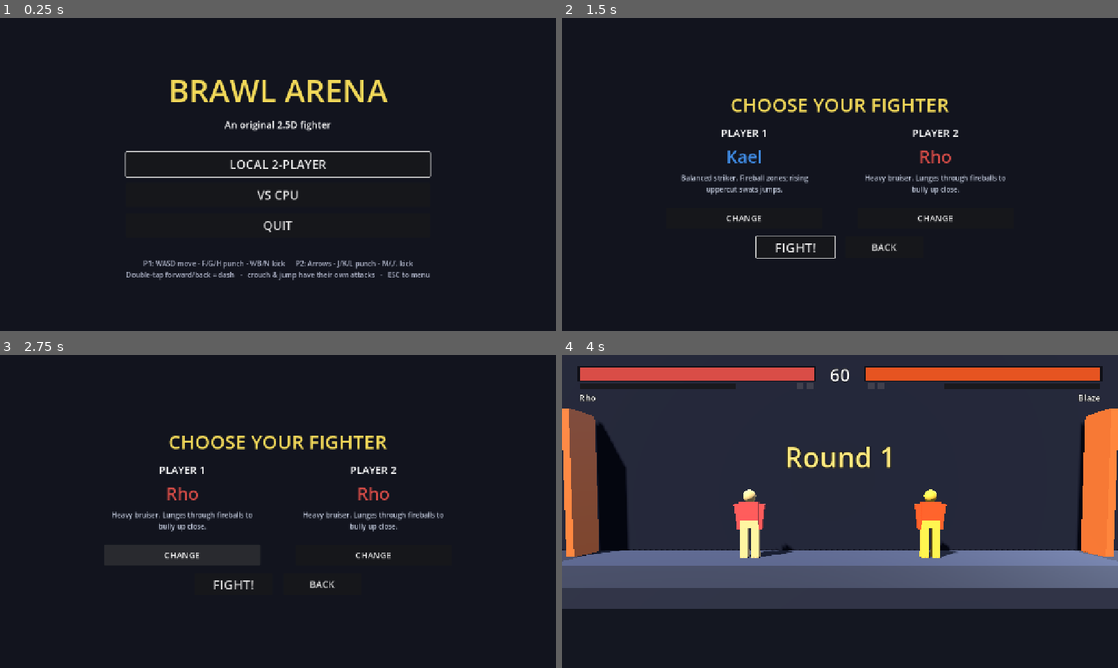
Above: before the commit, frames 1-4 (two rows, left to right).
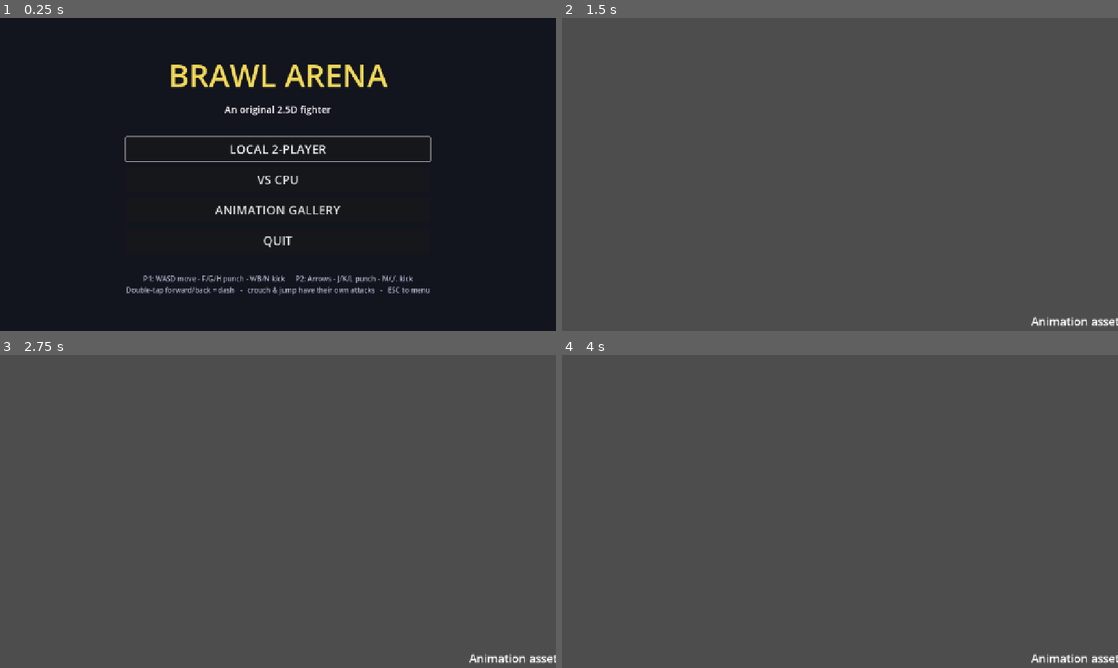
Above: after the commit, the same moments.

Repository: muji-wyh/FootisesGame3
Game: Godot game, scene res://scenes/Main.tscn
Two runs of this game, one before a commit and one after it. Both use one fixed random seed, a clock stepped at 60 frames per second and the inputs below. Sound files missing from this copy of the repository are replaced by a short silence.
Inputs (mouse positions are in pixels of both pictures, inside the frame that each line leads up to):
- Up to frame 1 (0.25 s): no input
- Up to frame 2 (1.5 s): click (840, 208) at 0.5 s, where only the run after the commit has a clickable "ANIMATION GALLERY"; click (840, 165) at 1.25 s, where only the run before the commit has a clickable "LOCAL 2-PLAYER"
- Up to frame 3 (2.75 s): click (183, 555) at 2 s, where only the run before the commit has a clickable "CHANGE"
- Up to frame 4 (4 s): click (934, 555) at 2.75 s, where only the run before the commit has a clickable "CHANGE"; click (795, 583) at 3.5 s, where only the run before the commit has a clickable "FIGHT!"

The runs differ from the first frame. In frame 1, 7.3% of the frame differs, in the area x 22-78%, y 14-89%; in frame 2, 100%; in frame 3, 100%; in frame 4, 100%, in the area x 0-100%, y 0-100%.

Commit message:
Add Animation Gallery menu item: big scene showing all ~235 Kubold clips
New main-menu item opens a large scene that spawns one textured character per Kubold
animation (~235), each looping its clip with a floating name label and a pannable camera
(WASD pan, Q/E height, ESC back). Extracted a shared static AnimatedFighterRig.build_kb_
library() + apply_maskman_materials() so the gallery reuses the rig's animation/texturing.
57/57 tests pass; verified in Chrome (235 clips, zero console errors).

Co-authored-by: Copilot <223556219+Copilot@users.noreply.github.com>

Diff:
--- a/project.godot
+++ b/project.godot
@@ -1,6 +1,10 @@
 ; Engine configuration file.
-; Brawl Arena - an original Street Fighter 6-inspired 2.5D fighting game.
-; Runs in Chrome via Godot 4 HTML5/WASM export.
+; It's best edited using the editor UI and not directly,
+; since the parameters that go here are not all obvious.
+;
+; Format:
+;   [section] ; section goes between []
+;   param=value ; assign values to parameters
 
 config_version=5
 
@@ -21,12 +25,9 @@
 window/size/viewport_width=1280
 window/size/viewport_height=720
 window/stretch/mode="canvas_items"
-window/stretch/aspect="keep"
 
 [physics]
 
-common/physics_ticks_per_second=60
-common/max_physics_steps_per_frame=8
 3d/default_gravity=0.0
 
 [rendering]
--- /dev/null
+++ b/scenes/ui/AnimationGallery.tscn
@@ -0,0 +1,6 @@
+[gd_scene load_steps=2 format=3]
+
+[ext_resource type="Script" path="res://scripts/ui/AnimationGallery.gd" id="1"]
+
+[node name="AnimationGallery" type="Node3D"]
+script = ExtResource("1")
--- a/scripts/fighter/AnimatedFighterRig.gd
+++ b/scripts/fighter/AnimatedFighterRig.gd
@@ -157,6 +157,15 @@
 ## --- setup helpers ---------------------------------------------------------
 
 func _graft_animations() -> void:
+	var lib := build_kb_library()
+	if _player.has_animation_library(LIB):
+		_player.remove_animation_library(LIB)
+	_player.add_animation_library(LIB, lib)
+
+## Build the shared Kubold animation library (clips grafted, root motion cancelled, looping
+## clips flagged). Static so the Animation Gallery can build it once and share it across
+## many characters.
+static func build_kb_library() -> AnimationLibrary:
 	var lib := AnimationLibrary.new()
 	for path in ANIM_FILES:
 		var ps := load(path) as PackedScene
@@ -174,13 +183,11 @@
 					anim.loop_mode = Animation.LOOP_LINEAR
 				lib.add_animation(clip_name, anim)
 		inst.free()
-	if _player.has_animation_library(LIB):
-		_player.remove_animation_library(LIB)
-	_player.add_animation_library(LIB, lib)
+	return lib
 
 ## Cancel the root bone's HORIZONTAL travel (so clips play in place) while keeping its
 ## vertical height/bob - removing the track entirely would collapse the character.
-func _strip_root_motion(anim: Animation) -> void:
+static func _strip_root_motion(anim: Animation) -> void:
 	for i in range(anim.get_track_count()):
 		if anim.track_get_type(i) != Animation.TYPE_POSITION_3D:
 			continue
@@ -218,7 +225,11 @@
 ## Apply the (downscaled, web-friendly) Maskman textures per surface, with a gentle
 ## per-character tint. Falls back to a flat colour if the textures aren't present.
 func _apply_materials(mesh: MeshInstance3D, character: CharacterData) -> void:
-	var tint: Color = character.color.lerp(Color.WHITE, 0.55)
+	apply_maskman_materials(mesh, character.color.lerp(Color.WHITE, 0.55), character.color)
+
+## Static, reusable: texture a Maskman mesh per surface (body/head/mask/eye) with `tint`,
+## falling back to `flat` if a texture is missing. Used by the rig and the Animation Gallery.
+static func apply_maskman_materials(mesh: MeshInstance3D, tint: Color, flat: Color) -> void:
 	var surface_tex := {"Cialo": "body", "Glowa": "head", "Eye": "eye", "MaskM": "mask"}
 	for s in range(mesh.mesh.get_surface_count()):
 		var smat := mesh.mesh.surface_get_material(s)
@@ -238,7 +249,7 @@
 			mat.albedo_texture = tex
 			mat.albedo_color = tint
 		else:
-			mat.albedo_color = character.color
+			mat.albedo_color = flat
 		mesh.set_surface_override_material(s, mat)
 
 ## Ground the model so the boot SOLES sit on the floor, using the actual animated idle
@@ -278,7 +289,7 @@
 	for c in node.get_children():
 		_collect_meshes(c, out)
 
-func _find(node: Node, klass: String) -> Node:
+static func _find(node: Node, klass: String) -> Node:
 	if node.is_class(klass):
 		return node
 	for c in node.get_children():
--- /dev/null
+++ b/scripts/ui/AnimationGallery.gd
@@ -0,0 +1,174 @@
+extends Node3D
+
+## Animation Gallery: a big scene with one character per Kubold animation clip, each looping
+## its clip with a floating name label. A pannable camera lets you fly over the grid.
+## Reached from the main menu. Requires the (gitignored) Maskman model + KB anim FBX; if
+## they're absent it shows a notice instead.
+
+const MASKMAN := "res://assets/models/maskman.fbx"
+const COLS := 14
+const SPACING_X := 2.4
+const SPACING_Z := 3.2
+
+var _cam: Camera3D
+var _pan_speed := 14.0
+
+func _ready() -> void:
+	_add_environment()
+	if not ResourceLoader.exists(MASKMAN):
+		_show_notice("Animation assets not installed.\n(Drop the licensed FBX into assets/models/.)")
+		return
+
+	var lib := AnimatedFighterRig.build_kb_library()
+	var names := lib.get_animation_list()
+	names.sort()
+	var ps := load(MASKMAN) as PackedScene
+	var rows := int(ceil(float(names.size()) / COLS))
+	for i in range(names.size()):
+		var col := i % COLS
+		var row := i / COLS
+		_spawn(ps, lib, names[i], Vector3(col * SPACING_X, 0, -row * SPACING_Z))
+
+	_setup_camera(rows)
+	_build_ui(names.size())
+
+func _spawn(ps: PackedScene, lib: AnimationLibrary, clip: String, pos: Vector3) -> void:
+	var model := ps.instantiate() as Node3D
+	if model == null:
+		return
+	model.position = pos
+	add_child(model)
+
+	# Keep only the lowest LOD; texture it.
+	var meshes: Array[MeshInstance3D] = []
+	_collect_meshes(model, meshes)
+	var keep: MeshInstance3D = null
+	for m in meshes:
+		if "LOD3" in m.name:
+			keep = m
+	if keep == null and not meshes.is_empty():
+		keep = meshes[0]
+	for m in meshes:
+		if m == keep:
+			AnimatedFighterRig.apply_maskman_materials(m, Color(0.85, 0.85, 0.9), Color(0.7, 0.7, 0.72))
+		else:
+			m.queue_free()
+
+	var ap := _find(model, "AnimationPlayer") as AnimationPlayer
+	if ap:
+		ap.add_animation_library("kb", lib)
+		var anim := lib.get_animation(clip)
+		anim.loop_mode = Animation.LOOP_LINEAR     # loop every clip in the gallery
+		ap.play("kb/" + clip)
+		ap.seek(randf() * anim.length, true)        # desync so the grid isn't in lockstep
+
+	var label := Label3D.new()
+	label.text = clip
+	label.position = pos + Vector3(0, 2.15, 0)
+	label.billboard = BaseMaterial3D.BILLBOARD_ENABLED
+	label.font_size = 64
+	label.pixel_size = 0.0045
+	label.outline_size = 16
+	label.modulate = Color(1, 0.95, 0.7)
+	add_child(label)
+
+# --- camera ----------------------------------------------------------------
+
+func _setup_camera(rows: int) -> void:
+	_cam = Camera3D.new()
+	_cam.fov = 55.0
+	_cam.rotation_degrees = Vector3(-28, 0, 0)
+	_cam.position = Vector3((COLS - 1) * SPACING_X * 0.5, 5.0, 6.0)
+	_cam.current = true
+	add_child(_cam)
+
+func _process(delta: float) -> void:
+	if _cam == null:
+		return
+	var mv := Vector3.ZERO
+	if Input.is_key_pressed(KEY_A) or Input.is_key_pressed(KEY_LEFT):
+		mv.x -= 1
+	if Input.is_key_pressed(KEY_D) or Input.is_key_pressed(KEY_RIGHT):
+		mv.x += 1
+	if Input.is_key_pressed(KEY_W) or Input.is_key_pressed(KEY_UP):
+		mv.z -= 1
+	if Input.is_key_pressed(KEY_S) or Input.is_key_pressed(KEY_DOWN):
+		mv.z += 1
+	if Input.is_key_pressed(KEY_Q):
+		mv.y -= 1
+	if Input.is_key_pressed(KEY_E):
+		mv.y += 1
+	_cam.position += mv * _pan_speed * delta * clampf(_cam.position.y / 5.0, 0.5, 4.0)
+	_cam.position.y = clampf(_cam.position.y, 1.5, 40.0)
+
+func _unhandled_input(event: InputEvent) -> void:
+	if event.is_action_pressed("ui_cancel"):
+		Game.goto_scene("res://scenes/ui/MainMenu.tscn")
+
+# --- scene setup -----------------------------------------------------------
+
+func _add_environment() -> void:
+	var sun := DirectionalLight3D.new()
+	sun.rotation_degrees = Vector3(-55, -40, 0)
+	sun.light_energy = 1.1
+	add_child(sun)
+	var we := WorldEnvironment.new()
+	var env := Environment.new()
+	env.background_mode = Environment.BG_COLOR
+	env.background_color = Color(0.09, 0.1, 0.14)
+	env.ambient_light_source = Environment.AMBIENT_SOURCE_COLOR
+	env.ambient_light_color = Color(0.55, 0.57, 0.65)
+	env.ambient_light_energy = 0.7
+	we.environment = env
+	add_child(we)
+	var floor := MeshInstance3D.new()
+	var pm := PlaneMesh.new()
+	pm.size = Vector2(400, 400)
+	floor.mesh = pm
+	floor.position = Vector3(0, 0, -120)
+	var fmat := StandardMaterial3D.new()
+	fmat.albedo_color = Color(0.16, 0.17, 0.22)
+	floor.material_override = fmat
+	add_child(floor)
+
+func _build_ui(count: int) -> void:
+	var layer := CanvasLayer.new()
+	add_child(layer)
+	var title := Label.new()
+	title.position = Vector2(24, 16)
+	title.add_theme_font_size_override("font_size", 30)
+	title.add_theme_color_override("font_color", Color(0.95, 0.85, 0.35))
+	title.text = "ANIMATION GALLERY  -  %d clips" % count
+	layer.add_child(title)
+	var hint := Label.new()
+	hint.position = Vector2(24, 56)
+	hint.add_theme_font_size_override("font_size", 18)
+	hint.text = "WASD / arrows: pan    Q / E: down / up    ESC: back to menu"
+	layer.add_child(hint)
+
+func _show_notice(text: String) -> void:
+	var layer := CanvasLayer.new()
+	add_child(layer)
+	var l := Label.new()
+	l.set_anchors_preset(Control.PRESET_CENTER)
+	l.position = Vector2(440, 320)
+	l.add_theme_font_size_override("font_size", 26)
+	l.text = text + "\n\nESC: back"
+	layer.add_child(l)
+
+# --- helpers ---------------------------------------------------------------
+
+func _collect_meshes(node: Node, out: Array[MeshInstance3D]) -> void:
+	if node is MeshInstance3D:
+		out.append(node)
+	for c in node.get_children():
+		_collect_meshes(c, out)
+
+func _find(node: Node, klass: String) -> Node:
+	if node.is_class(klass):
+		return node
+	for c in node.get_children():
+		var r := _find(c, klass)
+		if r:
+			return r
+	return null
--- a/scripts/ui/MainMenu.gd
+++ b/scripts/ui/MainMenu.gd
@@ -42,6 +42,10 @@
 	b2.pressed.connect(func(): _start(GameConst.Mode.VS_CPU))
 	vb.add_child(b2)
 
+	var b_gallery := _button("ANIMATION GALLERY")
+	b_gallery.pressed.connect(func(): Game.goto_scene("res://scenes/ui/AnimationGallery.tscn"))
+	vb.add_child(b_gallery)
+
 	var b3 := _button("QUIT")
 	b3.pressed.connect(func(): get_tree().quit())
 	vb.add_child(b3)
--- a/tools/run_tests.gd
+++ b/tools/run_tests.gd
@@ -70,6 +70,7 @@
 	_test_jump_in()
 	_test_air_clips_distinct()
 	_test_hit_strength()
+	_test_kb_library()
 	print("=== Results: %d passed, %d failed ===" % [_passed, _failed])
 	if _failed == 0:
 		print("ALL TESTS PASSED")
@@ -389,3 +390,11 @@
 	_check("light hit -> strength 0", _hit_with(GameConst.Btn.LP) == 0)
 	_check("medium hit -> strength 1", _hit_with(GameConst.Btn.MP) == 1)
 	_check("heavy hit -> strength 2", _hit_with(GameConst.Btn.HP) == 2)
+
+func _test_kb_library() -> void:
+	print("[kb library / gallery source]")
+	if not ResourceLoader.exists("res://assets/models/maskman.fbx"):
+		print("  SKIP: model assets not present (clean clone)")
+		return
+	var lib := AnimatedFighterRig.build_kb_library()
+	_check("kb library exposes 200+ clips for the gallery", lib.get_animation_list().size() > 200)
Not shown, added: scripts/ui/AnimationGallery.gd.uid
Not shown, changed: README.md
